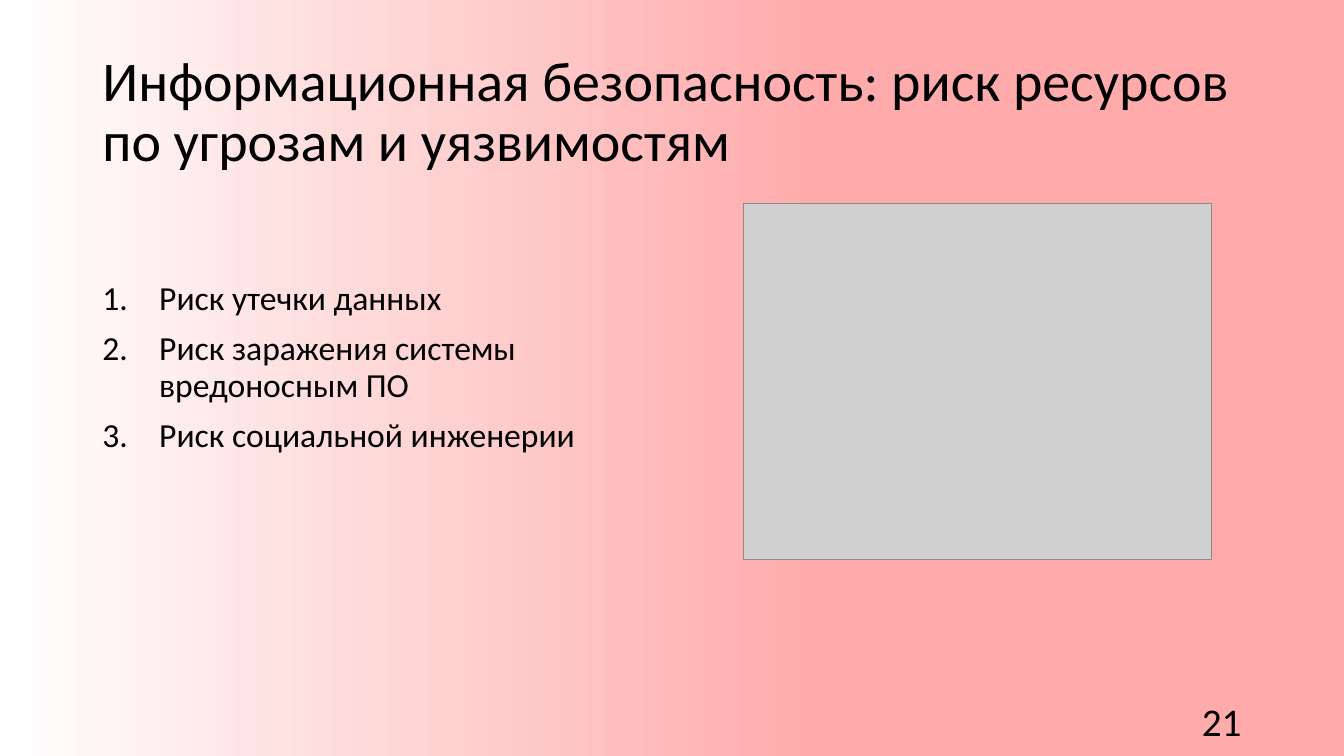
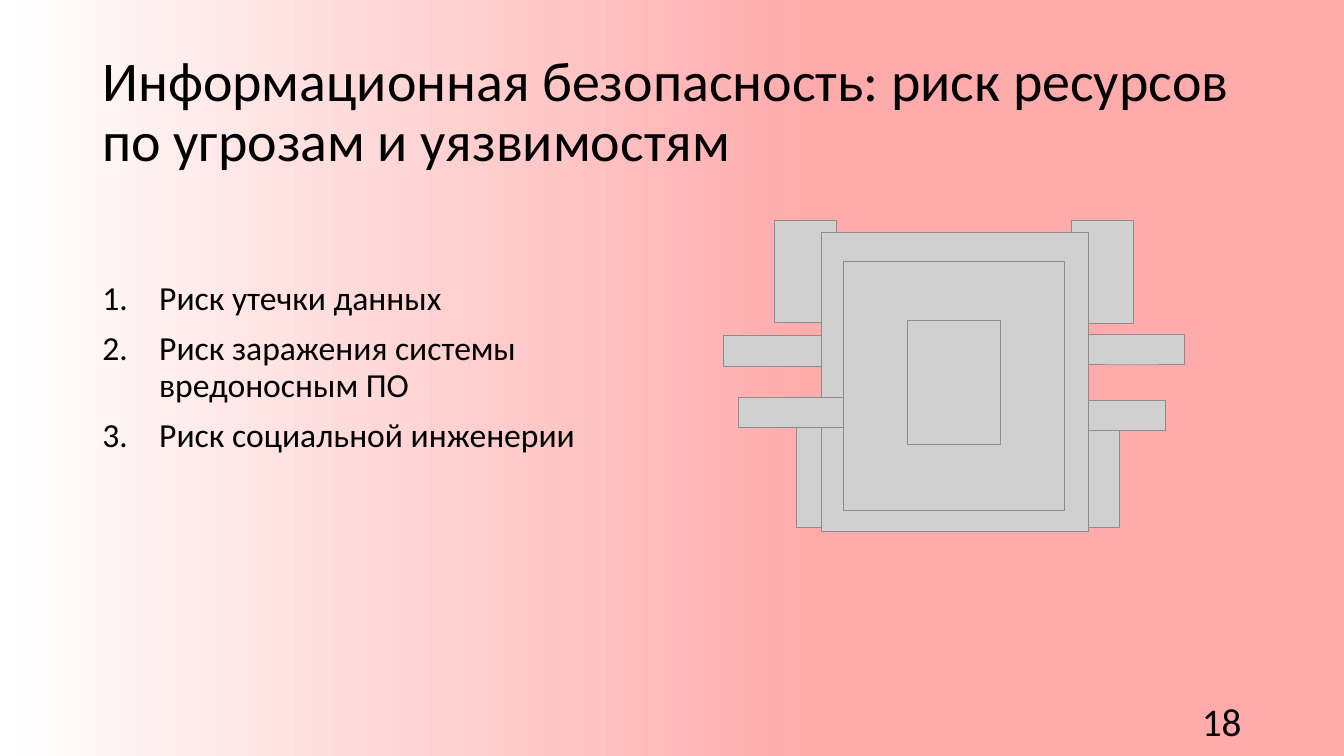
Before and after one commit to churakovra/graduateWork, a slide deck: slide 23 of product/vkr_pres.pptx (slide 21 before the commit). Drawn at 1344x756 pixels with LibreOffice and Linux fonts; fonts in the diff are those of the drawing; grey boxes stand for pictures; background and template pictures are left out. Boxes give left, top, right and bottom in pixels: in the first picture for what was removed or moved away, otherwise in the second. Text is boxed around its words. In the diff, an @@ line names an element or a change of style, - is before the commit and + after.

```diff
--- a/product/vkr_pres.pptx
+++ b/product/vkr_pres.pptx
@@ picture removed at <box>744,204,1213,560</box> @@
@@ picture added at <box>775,220,837,323</box> @@
@@ picture added at <box>822,233,1089,532</box> @@
@@ picture added at <box>1072,221,1133,324</box> @@
@@ picture added at <box>844,262,1065,511</box> @@
@@ picture added at <box>907,321,1001,445</box> @@
@@ picture added at <box>724,336,829,366</box> @@
@@ picture added at <box>1080,335,1185,365</box> @@
@@ picture added at <box>739,397,844,427</box> @@
@@ picture added at <box>1061,400,1166,431</box> @@
@@ picture added at <box>797,425,858,528</box> @@
@@ picture added at <box>1058,425,1119,528</box> @@
@@ text at <box>1202,709,1242,737</box>: text changed @@
-21
+18
```
Also in this commit, not shown: 13 other slides changed, 4 slides added, 1 slide removed, 13 other files.
